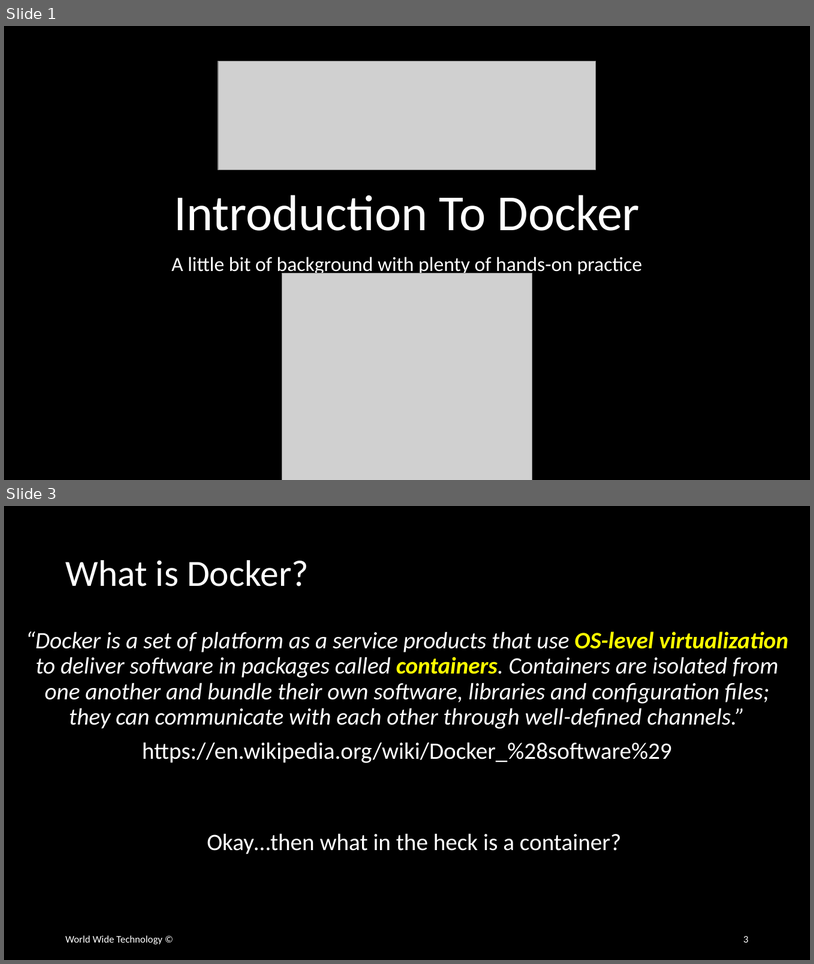
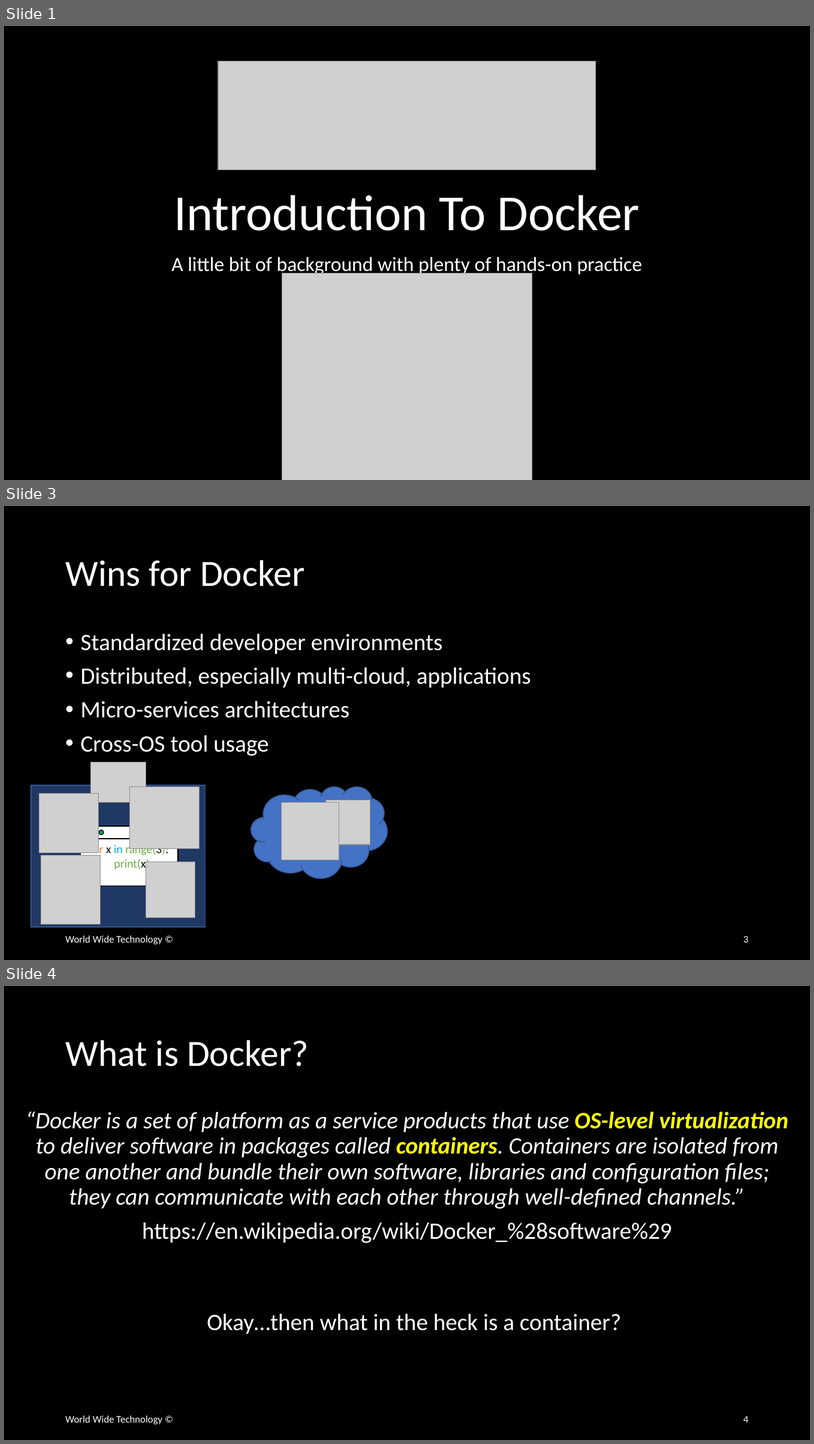
Before and after one commit to wwt/docker-foundations, a slide deck: docker-foundations.pptx. Shown one above the other, each under a label of ours: slides 1 and 3 before the commit, slides 1, 3 and 4 after it; the slides between them are not shown. The pictures are 814x964 and 814x1444 pixels, drawn with LibreOffice and Linux fonts; fonts in the diff are those of the drawing; grey boxes stand for pictures. Boxes give left, top, right and bottom in pixels: in the first picture for what was removed or moved away, otherwise in the second. Text is boxed around its words. In the diff, an @@ line names an element or a change of style, - is before the commit and + after.

Commit message:
Added 'Wins for Docker' slide

```diff
--- a/docker-foundations.pptx
+++ b/docker-foundations.pptx
@@ slide 3 added at (4, 506, 810, 960), background #000000 @@
@@ title added at (65, 560, 305, 586), 44 pt, text #FFFFFF @@
+Wins for Docker
@@ text added at (81, 633, 531, 756), 28 pt, text #FFFFFF @@
+• Standardized developer environments
+• Distributed, especially multi-cloud, applications
+• Micro-services architectures
+• Cross-OS tool usage
@@ picture added at (90, 762, 146, 802) @@
@@ rectangle added at (31, 786, 206, 927), fill #203864, outline #325491 1 pt @@
@@ picture added at (39, 793, 99, 853) @@
@@ picture added at (130, 787, 200, 849) @@
@@ cloud added at (251, 786, 388, 878), fill #4472C4, outline #325491 1 pt @@
@@ picture added at (282, 802, 339, 859) @@
@@ picture added at (326, 800, 371, 845) @@
@@ rectangle added at (80, 826, 177, 886), fill #FFFFFF, outline #000000 1 pt, 14 pt, text #70AD47 @@
+for x in range(3):
+print(x)
@@ rectangle added at (80, 826, 177, 839), fill #FFFFFF, outline #000000 1 pt @@
@@ ellipse added at (99, 829, 104, 834), fill #00B050, outline #000000 1 pt @@
@@ picture added at (41, 855, 100, 924) @@
@@ picture added at (146, 862, 195, 918) @@
@@ text added at (65, 935, 162, 944), 12 pt, text #FFFFFF @@
+World Wide Technology ©
@@ page number added at (744, 936, 749, 942), 12 pt, text #FFFFFF @@
+3
@@ what was slide 3 is now slide 4 @@
@@ page number at (744, 1416, 749, 1422): text changed @@
-3
+4
```
Also in this commit, not shown: 2 slides changed.
